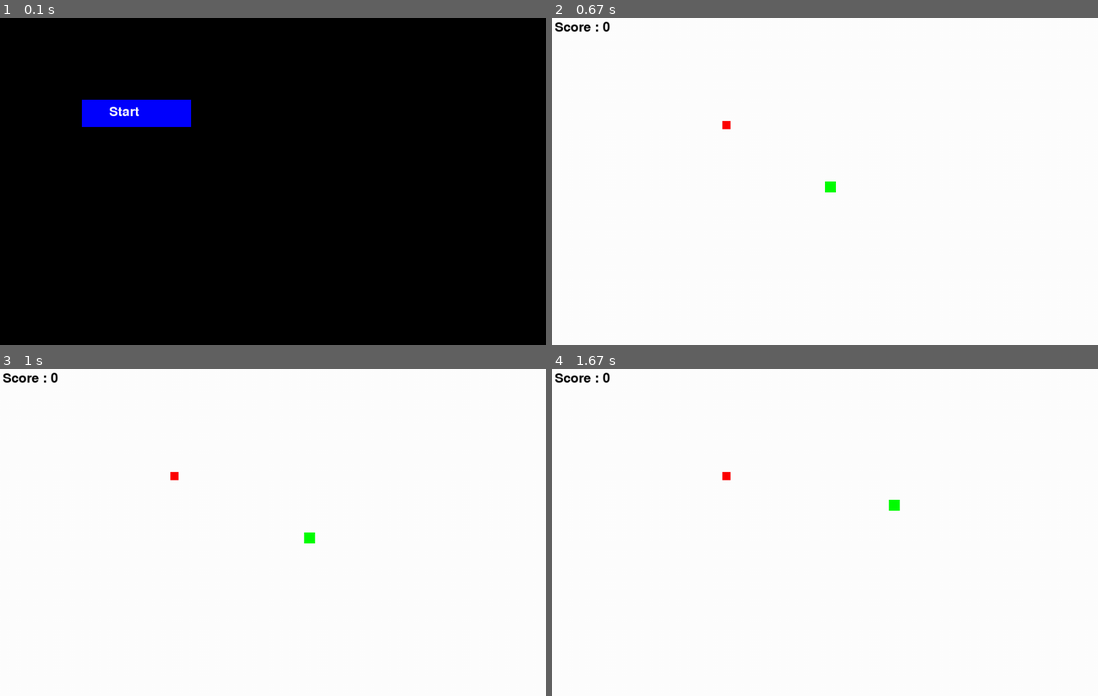
Above: before the commit, frames 1-4 (two rows, left to right).
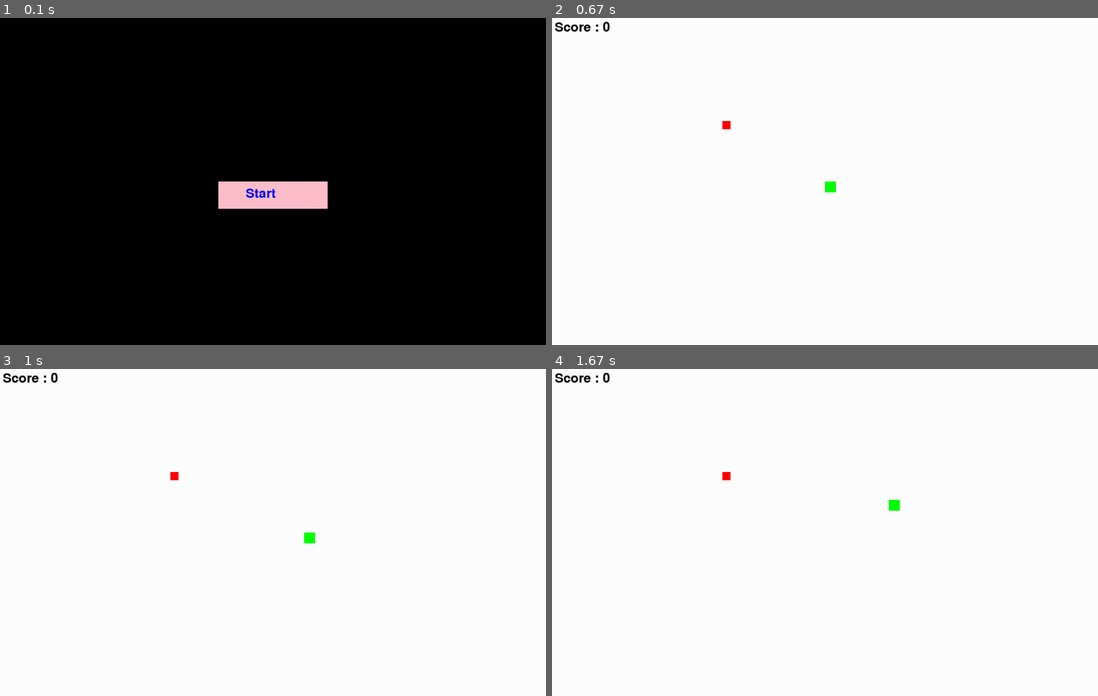
Above: after the commit, the same moments.

Repository: aniTech-addict/snake_pygame
Game: pygame game, started from snake.py
Two runs of this game, one before a commit and one after it. Both use one fixed random seed, a clock stepped at 60 frames per second and the inputs below.
Inputs:
- Up to frame 1 (0.1 s): no input
- Up to frame 2 (0.67 s): click "Start" at 0.38 s
- Up to frame 3 (1 s): hold D from 0.67 s (still down)
- Up to frame 4 (1.67 s): release D at 1.13 s; hold W 1.17-1.47 s; hold D from 1.5 s (still down)

The runs differ from the first frame. In frame 1, 3.3% of the frame differs, in the area x 15-60%, y 25-59%; in frame 2, nothing differs; in frame 3, nothing differs; in frame 4, nothing differs.

Commit message:
Minor Adjustment to Score display

Diff:
--- a/snake.py
+++ b/snake.py
@@ -41,9 +41,9 @@
         pygame.draw.rect(gameWindow, color, [x, y, SIZE, SIZE], SIZE)
 
 # Button Properties
-button_rect = pygame.Rect(150, 150, 200, 50)  # x, y, width, height
+button_rect = pygame.Rect(gameWindow.get_width()/2-100, gameWindow.get_height()/2, 200, 50)  # x, y, width, height
 font = pygame.font.Font(None, 36)  # Default font, size 36
-button_text = font.render("Start", True, "white")
+button_text = font.render("Start", True, "blue")
 
 while not exit_game:
     if not run_game:
@@ -51,9 +51,9 @@
 
         # Check if mouse is over button
         if button_rect.collidepoint(mouse_x, mouse_y):
-            pygame.draw.rect(gameWindow, "blue", button_rect)  # Darker color on hover
+            pygame.draw.rect(gameWindow, "yellow", button_rect)  # Darker color on hover
         else:
-            pygame.draw.rect(gameWindow, "blue", button_rect)
+            pygame.draw.rect(gameWindow, "pink", button_rect)
 
         # Draw button text
         gameWindow.blit(button_text, (button_rect.x + 50, button_rect.y + 10))
@@ -96,7 +96,7 @@
             while not exit_game:
                 gameWindow.fill("black")
                 text_screen("Game Over", "red", gameWindow.get_width() / 2, gameWindow.get_height() / 2)
-                text_screen("Score : "+str(score),"black",gameWindow.get_width()/2,gameWindow.get_height()/2+50)
+                text_screen("Score : "+str(score),"red",gameWindow.get_width()/2,gameWindow.get_height()/2+50)
                 pygame.display.update()
                 pygame.time.delay(5000)
                 exit_game = True
